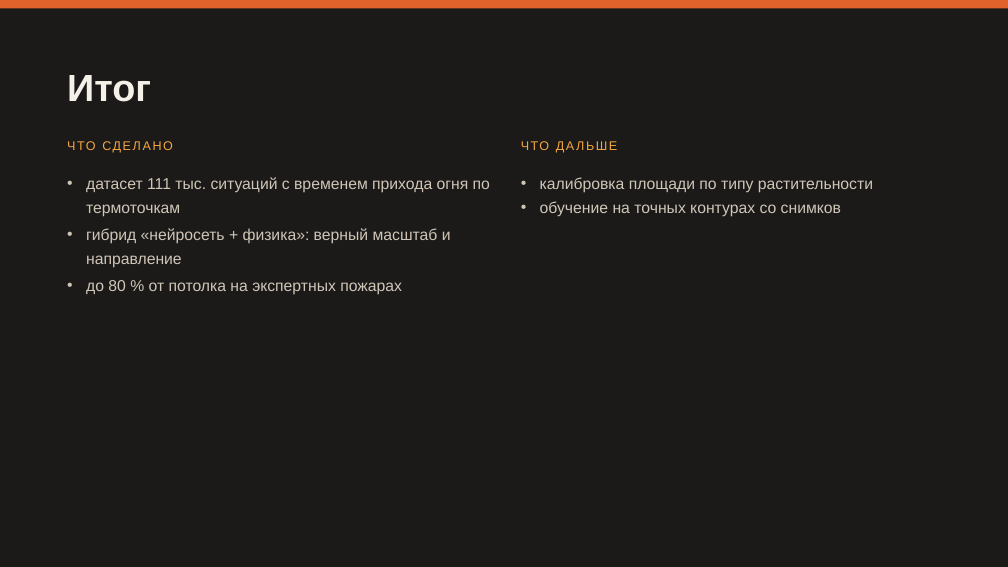
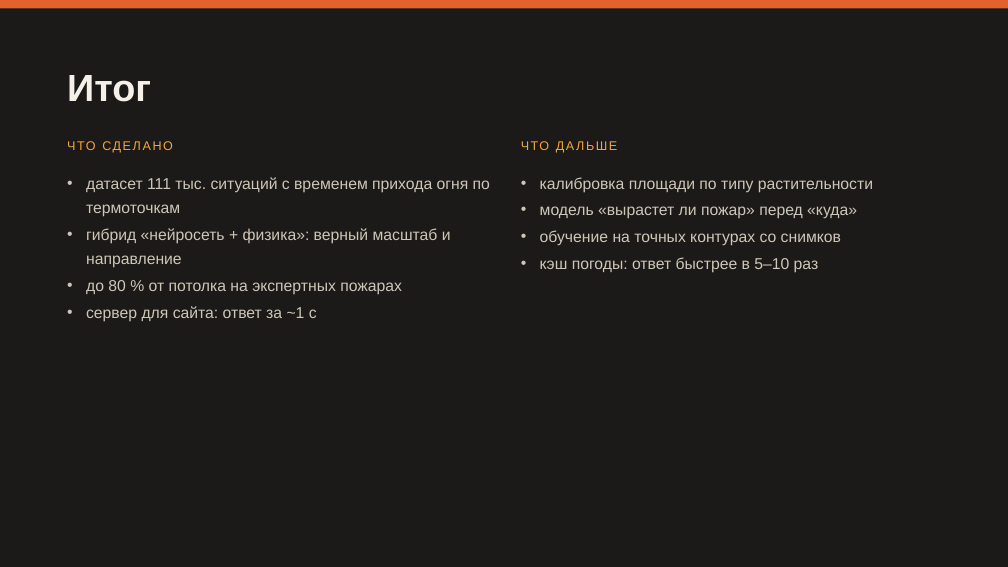
Before and after one commit to Bekabaev/fire_proj, a slide deck: slide 26 of presentation/presentation_editable.pptx (slide 18 before the commit). Drawn at 1008x567 pixels with LibreOffice and Linux fonts; fonts in the diff are those of the drawing. Boxes give left, top, right and bottom in pixels: in the first picture for what was removed or moved away, otherwise in the second. Text is boxed around its words. In the diff, an @@ line names an element or a change of style, - is before the commit and + after.

```diff
--- a/presentation/presentation_editable.pptx
+++ b/presentation/presentation_editable.pptx
@@ text added at box(540, 206, 857, 219), 15 pt, text #CFC6B8 @@
+• модель «вырастет ли пожар» перед «куда»
@@ text "обучение на точных контурах со ...": place and size @@
-text "обучение на точных контурах со ..." at box(540, 201, 841, 217)
+text "обучение на точных контурах со ..." at box(540, 230, 841, 246)
@@ text added at box(540, 257, 819, 273), 15 pt, text #CFC6B8 @@
+• кэш погоды: ответ быстрее в 5–10 раз
@@ text added at box(86, 306, 317, 322), 15 pt, text #CFC6B8 @@
+• сервер для сайта: ответ за ~1 с
```
Also in this commit, not shown: 14 other slides changed, 9 slides added, 1 slide removed, 24 other files.
